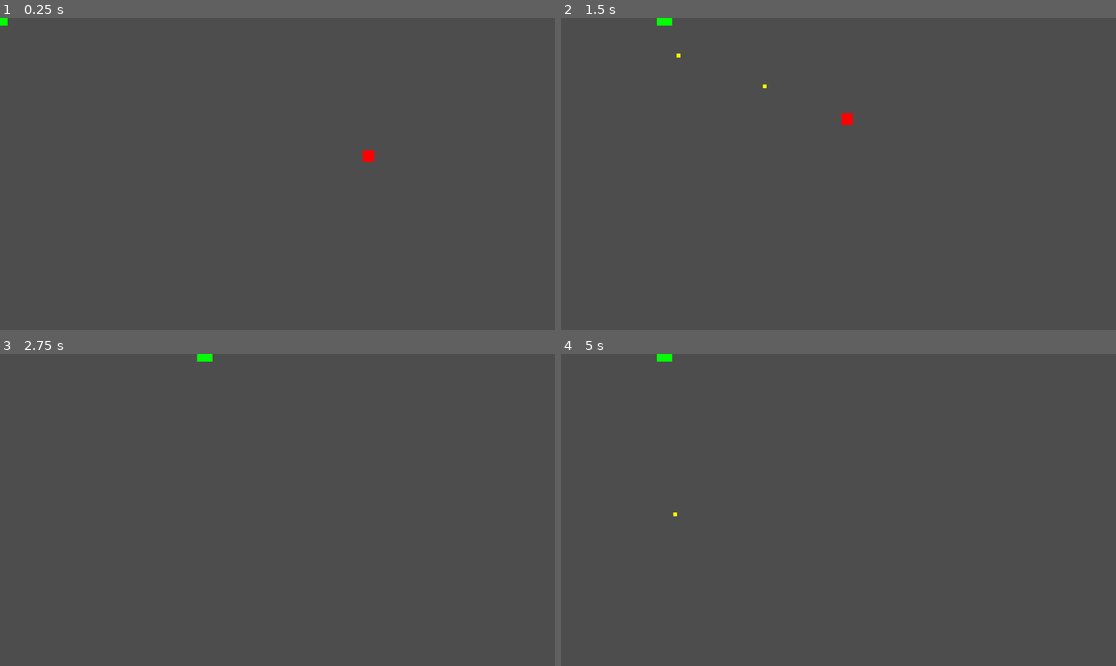
Above: before the commit, frames 1-4 (two rows, left to right).
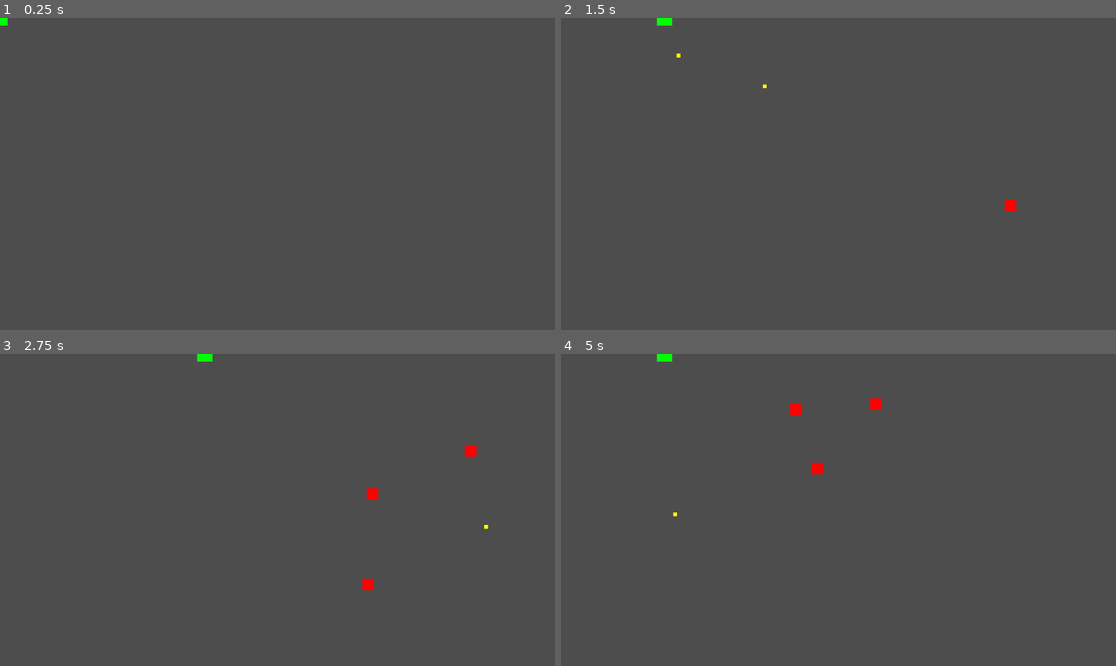
Above: after the commit, the same moments.

Repository: zaamold/Polygon-Protocol
Game: Godot game, scene res://scenes/main.tscn
Two runs of this game, one before a commit and one after it. Both use one fixed random seed, a clock stepped at 60 frames per second and the inputs below. The project has no main scene, so this scene is started directly.
Inputs (mouse positions are in pixels of both pictures, inside the frame that each line leads up to):
- Up to frame 1 (0.25 s): no input
- Up to frame 2 (1.5 s): tap Enter at 0.5 s; move the mouse to (960, 158) at 0.52 s; hold Right (ui_right) 0.53-1.25 s; click (960, 158) at 0.67 s; drag from (727, 189) to (860, 127) at 1.27 s
- Up to frame 3 (2.75 s): move the mouse to (333, 441) at 2.02 s; hold Right (ui_right) from 2.03 s (still down)
- Up to frame 4 (5 s): release Right (ui_right) at 2.75 s; drag from (810, 572) to (672, 463) at 2.77 s; move the mouse to (1005, 556) at 3.52 s; hold Left (ui_left) 3.53-4.25 s; drag from (672, 463) to (755, 432) at 4.27 s

The runs differ from the first frame. In frame 1, less than 0.1% of the frame differs, in the area x 65-68%, y 42-47%; in frame 2, 0.2%; in frame 3, 0.3%, in the area x 65-88%, y 29-76%; in frame 4, 0.3%.

Commit message:
feat: add wave spawning system
Replace single fixed-spawn enemy with timer-driven wave manager that:
- Spawns enemies in increasing numbers per wave (wave N = 2+N enemies)
- Spawns from off-screen edges (top, right, bottom, left)
- Transitions to next wave when all enemies cleared
- Includes enemy lifetime for testing wave progression

Verified: 3 waves tested, correct enemy counts, proper spawning from edges.

Diff:
--- a/scenes/main.tscn
+++ b/scenes/main.tscn
@@ -1,7 +1,7 @@
 [gd_scene format=3 uid="uid://b47kgbnehbhm2"]
 
-[ext_resource type="Script" path="res://scripts/player.gd" id="1_o5qli"]
-[ext_resource type="PackedScene" uid="uid://d303v4ig2cc4y" path="res://scenes/enemy.tscn" id="2_0wfyh"]
+[ext_resource type="Script" uid="uid://byyssjvrgesku" path="res://scripts/player.gd" id="1_o5qli"]
+[ext_resource type="Script" uid="uid://dtyoe2x55y61q" path="res://scripts/wave_manager.gd" id="2_0wfyh"]
 
 [node name="Main" type="Node2D" unique_id=1438472570]
 
@@ -20,5 +20,5 @@
 offset_bottom = 16.0
 color = Color(0, 1, 0, 1)
 
-[node name="Enemy1" parent="." unique_id=1196135540 instance=ExtResource("2_0wfyh")]
-position = Vector2(800, 300)
+[node name="WaveManager" type="Node" parent="." unique_id=1778095462]
+script = ExtResource("2_0wfyh")
--- a/scripts/enemy.gd
+++ b/scripts/enemy.gd
@@ -1,8 +1,10 @@
 extends CharacterBody2D
 
 @export var speed: float = 150.0
+@export var lifetime: float = 15.0
 
 var player: CharacterBody2D
+var elapsed: float = 0.0
 
 func _ready() -> void:
 	player = get_parent().get_node("Player")
@@ -12,6 +14,14 @@
 		print("ERROR: Enemy could not find Player node")
 
 func _physics_process(delta: float) -> void:
+	elapsed += delta
+
+	# Self-destruct after lifetime (for testing/wave progression)
+	if elapsed > lifetime:
+		print("Enemy self-destructed after lifetime")
+		queue_free()
+		return
+
 	if not player:
 		return
 
--- /dev/null
+++ b/scripts/wave_manager.gd
@@ -0,0 +1,72 @@
+extends Node
+
+@export var enemy_scene: PackedScene = preload("res://scenes/enemy.tscn")
+@export var arena_width: float = 1024.0
+@export var arena_height: float = 600.0
+@export var spawn_delay: float = 0.8
+@export var wave_delay: float = 3.0
+
+var wave_number: int = 0
+var enemies_spawned_this_wave: int = 0
+var enemies_target_this_wave: int = 0
+var spawn_timer: float = 0.0
+var wave_timer: float = 0.0
+var is_wave_active: bool = false
+var player: CharacterBody2D
+
+func _ready() -> void:
+	player = get_parent().get_node("Player")
+	start_next_wave()
+
+func _physics_process(delta: float) -> void:
+	wave_timer += delta
+	spawn_timer += delta
+
+	# Check if wave is complete
+	if is_wave_active and enemies_spawned_this_wave >= enemies_target_this_wave and wave_timer > wave_delay:
+		if get_enemy_count() == 0:
+			start_next_wave()
+
+	# Spawn enemies during active wave
+	if is_wave_active and enemies_spawned_this_wave < enemies_target_this_wave and spawn_timer >= spawn_delay:
+		spawn_enemy()
+		spawn_timer = 0.0
+
+func start_next_wave() -> void:
+	wave_number += 1
+	enemies_spawned_this_wave = 0
+	enemies_target_this_wave = 2 + wave_number  # 3 enemies in wave 1, 4 in wave 2, etc
+	wave_timer = 0.0
+	is_wave_active = true
+	print("Wave ", wave_number, " started - target enemies: ", enemies_target_this_wave)
+
+func spawn_enemy() -> void:
+	# Pick random edge to spawn from
+	var edge = randi() % 4  # 0=top, 1=right, 2=bottom, 3=left
+	var spawn_pos: Vector2
+	var offset = 50
+
+	match edge:
+		0:  # top
+			spawn_pos = Vector2(randf_range(0, arena_width), -offset)
+		1:  # right
+			spawn_pos = Vector2(arena_width + offset, randf_range(0, arena_height))
+		2:  # bottom
+			spawn_pos = Vector2(randf_range(0, arena_width), arena_height + offset)
+		3:  # left
+			spawn_pos = Vector2(-offset, randf_range(0, arena_height))
+
+	var enemy = enemy_scene.instantiate()
+	enemy.global_position = spawn_pos
+	enemy.player = player
+	get_parent().add_child(enemy)
+
+	enemies_spawned_this_wave += 1
+	print("Enemy spawned at ", spawn_pos, " (", enemies_spawned_this_wave, "/", enemies_target_this_wave, ")")
+
+func get_enemy_count() -> int:
+	var count = 0
+	for child in get_parent().get_children():
+		if child.name.begins_with("Enemy"):
+			count += 1
+	return count
Not shown, added: scripts/wave_manager.gd.uid
